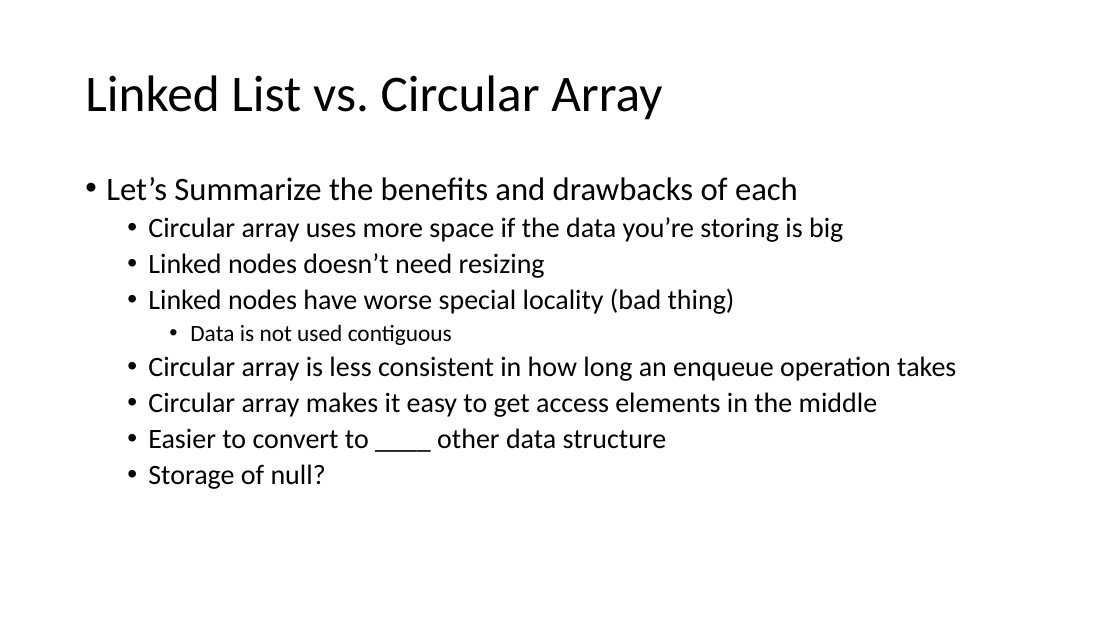
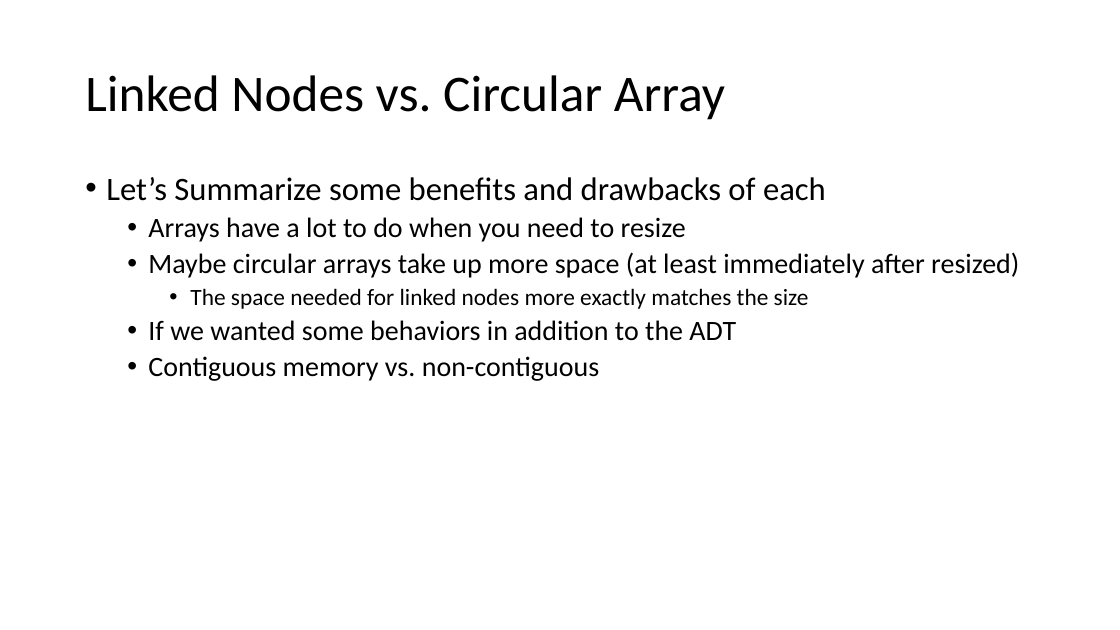
Before and after one commit to natebrunelle/cse332, a slide deck: slide 10 of demo_site/files/slides/lecture2_analysis1_inkb.pptx (slide 8 before the commit). Drawn at 1120x630 pixels with LibreOffice and Linux fonts; fonts in the diff are those of the drawing. Boxes give left, top, right and bottom in pixels: in the first picture for what was removed or moved away, otherwise in the second. Text is boxed around its words. In the diff, an @@ line names an element or a change of style, - is before the commit and + after.

```diff
--- a/demo_site/files/slides/lecture2_analysis1_inkb.pptx
+++ b/demo_site/files/slides/lecture2_analysis1_inkb.pptx
@@ title at (85, 75, 725, 120): text changed @@
-Linked List vs. Circular Array
+Linked Nodes vs. Circular Array
@@ text at (106, 177, 1019, 381): text changed @@
-• Let’s Summarize the benefits and drawbacks of each
-  • Circular array uses more space if the data you’re storing is big
-  • Linked nodes doesn’t need resizing
-  • Linked nodes have worse special locality (bad thing)
-    • Data is not used contiguous
-  • Circular array is less consistent in how long an enqueue operation takes
-  • Circular array makes it easy to get access elements in the middle
-  • Easier to convert to ____ other data structure
-  • Storage of null?
+• Let’s Summarize some benefits and drawbacks of each
+  • Arrays have a lot to do when you need to resize
+  • Maybe circular arrays take up more space (at least immediately after resized)
+    • The space needed for linked nodes more exactly matches the size
+  • If we wanted some behaviors in addition to the ADT
+  • Contiguous memory vs. non-contiguous
```
Also in this commit, not shown: 13 other slides changed, 2 slides added, 5 other files.
